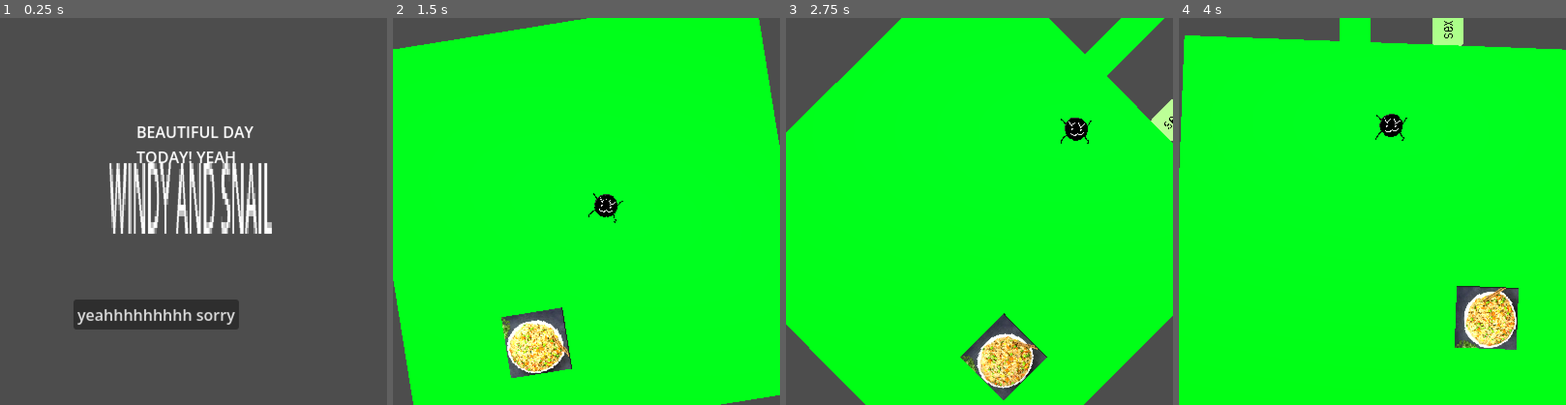
Above: before the commit, frames 1-4 (left to right).
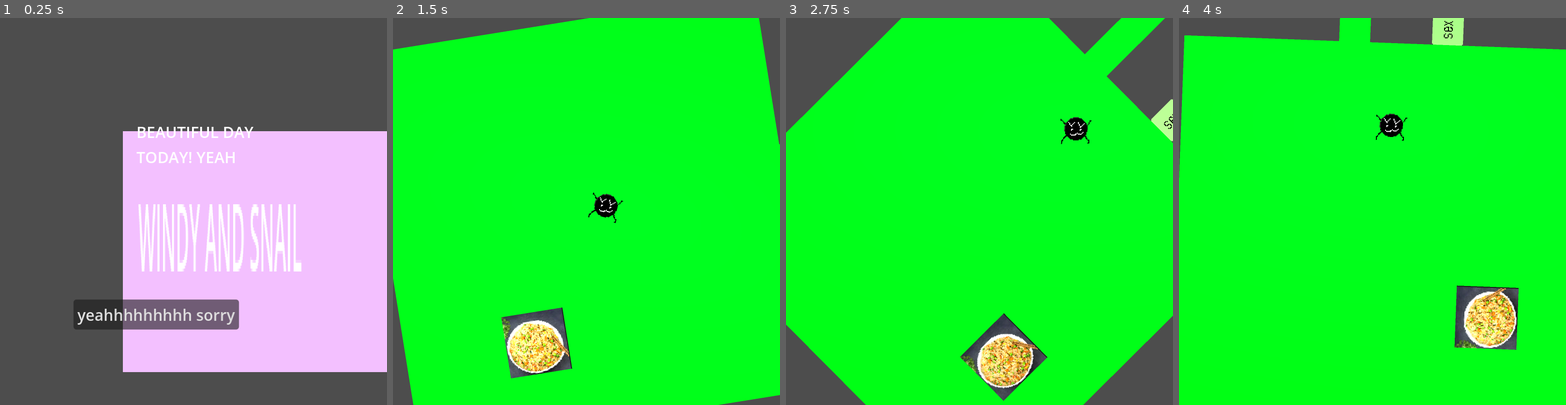
Above: after the commit, the same moments.

Repository: snailmusic/AMAZINGRPG
Game: Godot game, scene res://title.tscn
Two runs of this game, one before a commit and one after it. Both use one fixed random seed, a clock stepped at 60 frames per second and the inputs below.
Inputs:
- Up to frame 1 (0.25 s): no input
- Up to frame 2 (1.5 s): click "yeahhhhhhhhh sorry" at 0.5 s; tap Enter at 1.25 s; hold Right (ui_right) from 1.28 s (still down); tap J at 1.35 s
- Up to frame 3 (2.75 s): keep holding Right (ui_right); tap Up (ui_up) at 1.52, 2.27 s; tap J at 2.1 s
- Up to frame 4 (4 s): release Right (ui_right) at 2.78 s; hold Left (ui_left) 2.78-3.53 s; tap J at 2.85, 3.6 s; hold Right (ui_right) from 3.53 s (still down); tap Up (ui_up) at 3.77 s

The runs differ from the first frame. In frame 1, 42% of the frame differs, in the area x 20-100%, y 28-92%; in frame 2, 1.0%; in frame 3, 1.0%; in frame 4, 1.0%.

Commit message:
oughhhhh im so big and ROUDN

Diff:
--- a/project.godot
+++ b/project.godot
@@ -13,13 +13,15 @@
 config/name="AMAZINGRPG!!!"
 run/main_scene="uid://bbrfmymgi60bj"
 config/features=PackedStringArray("4.6", "Mobile")
+boot_splash/bg_color=Color(0, 0, 0, 1)
 config/icon="res://icon.svg"
 
 [display]
 
 window/size/viewport_width=400
 window/size/viewport_height=400
-window/stretch/mode="viewport"
+window/stretch/mode="canvas_items"
+window/stretch/aspect="ignore"
 
 [input]
 
--- a/title.tscn
+++ b/title.tscn
@@ -2,7 +2,22 @@
 
 [ext_resource type="Script" uid="uid://dopx0jll6jls7" path="res://button.gd" id="1_y7k74"]
 
-[node name="Label" type="Label" unique_id=1843281769]
+[node name="Control" type="Control" unique_id=357454631]
+layout_mode = 3
+anchors_preset = 0
+offset_right = 40.0
+offset_bottom = 40.0
+
+[node name="ColorRect" type="ColorRect" parent="." unique_id=289969237]
+layout_mode = 0
+offset_left = 127.0
+offset_top = 117.0
+offset_right = 472.0
+offset_bottom = 366.0
+color = Color(0.9529412, 0.7529412, 1, 1)
+
+[node name="Label" type="Label" parent="." unique_id=1843281769]
+layout_mode = 0
 offset_left = 141.0
 offset_top = 106.0
 offset_right = 262.0
@@ -10,16 +25,16 @@
 text = "BEAUTIFUL DAY
 TODAY! YEAH"
 
-[node name="Label" type="Label" parent="." unique_id=1141294444]
+[node name="Label" type="Label" parent="Label" unique_id=1141294444]
 layout_mode = 0
-offset_left = -28.0
-offset_top = 8.000004
-offset_right = 115.0
-offset_bottom = 62.000004
+offset_left = 2.0
+offset_top = 47.0
+offset_right = 145.0
+offset_bottom = 101.0
 scale = Vector2(1.1864667, 6.058152)
 text = "WINDY AND SNAIL"
 
-[node name="Button" type="Button" parent="." unique_id=596622681]
+[node name="Button" type="Button" parent="Label" unique_id=596622681]
 layout_mode = 0
 offset_left = -65.0
 offset_top = 185.0
@@ -28,4 +43,4 @@
 text = "yeahhhhhhhhh sorry"
 script = ExtResource("1_y7k74")
 
-[connection signal="pressed" from="Button" to="Button" method="_on_pressed"]
+[connection signal="pressed" from="Label/Button" to="Label/Button" method="_on_pressed"]
